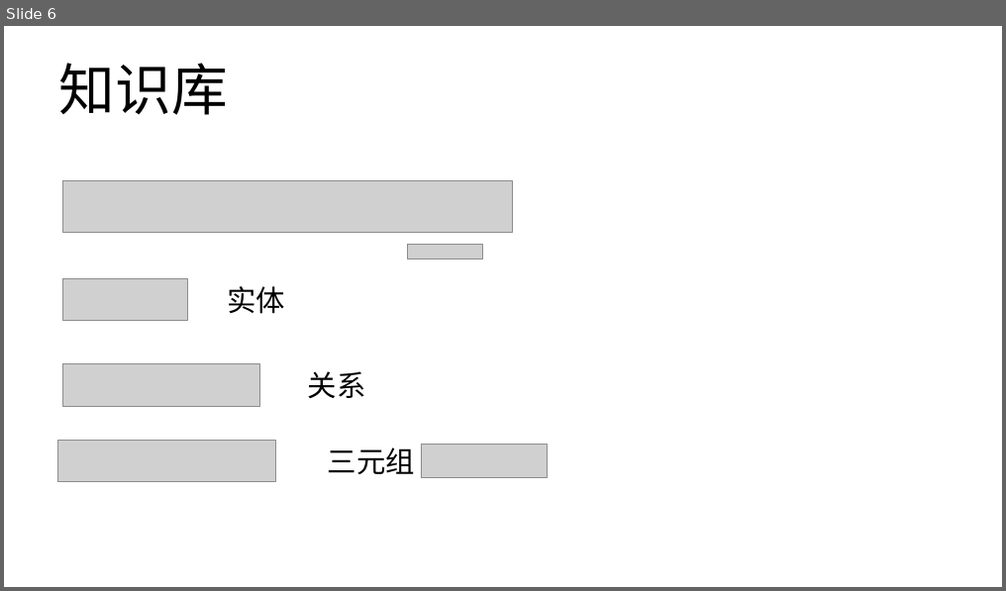
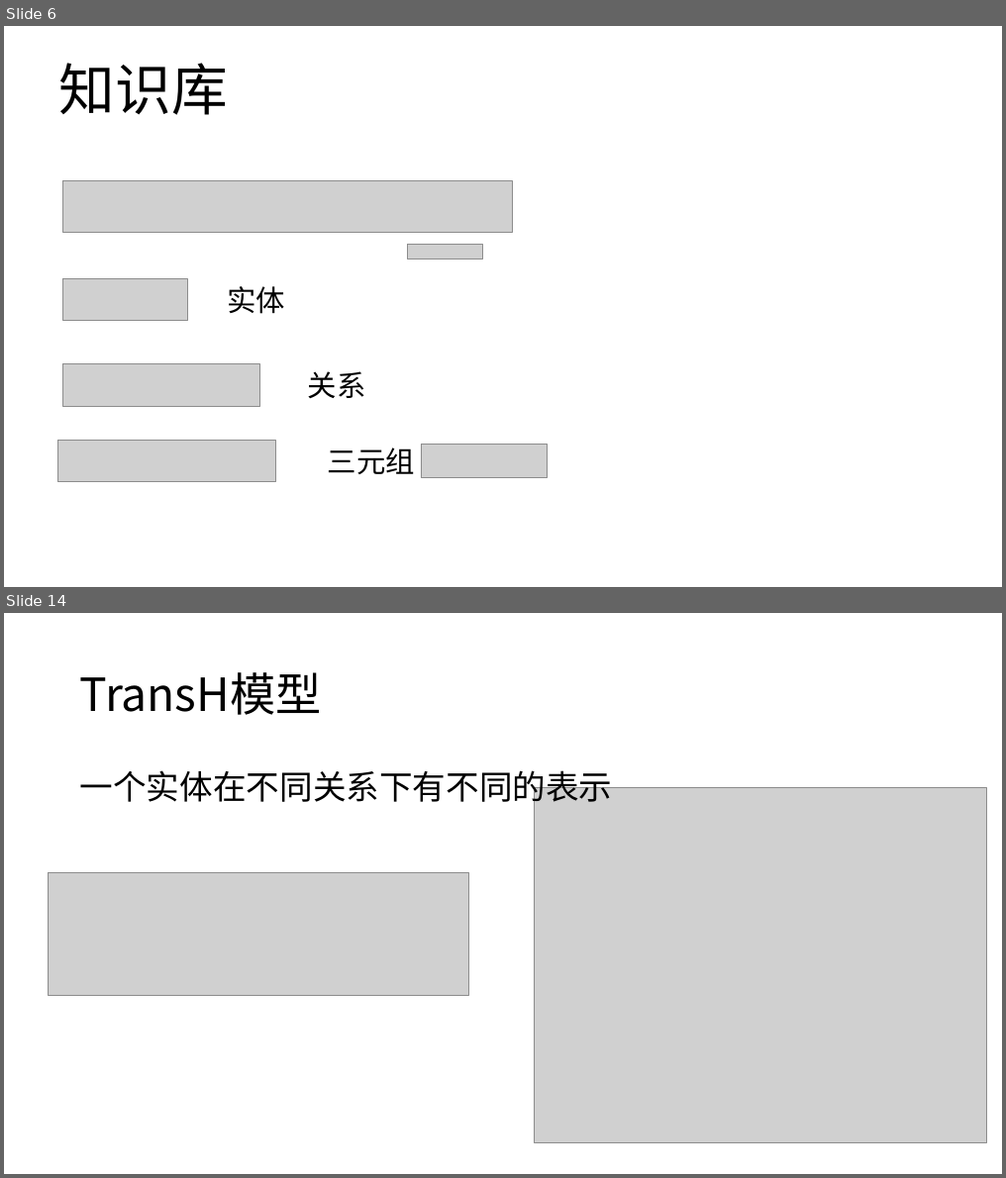
Before and after one commit to zyxdSTU/presetation, a slide deck: 知识表示学习/知识表示学习.pptx. Shown one above the other, each under a label of ours: slide 6 before the commit, slides 6 and 14 after it; the slides between them are not shown. The pictures are 1006x591 and 1006x1178 pixels, drawn with LibreOffice and Linux fonts; fonts in the diff are those of the drawing; grey boxes stand for pictures. Boxes give left, top, right and bottom in pixels: in the first picture for what was removed or moved away, otherwise in the second. Text is boxed around its words. In the diff, an @@ line names an element or a change of style, - is before the commit and + after.

```diff
--- a/知识表示学习/知识表示学习.pptx
+++ b/知识表示学习/知识表示学习.pptx
@@ slide 14 added at (x1=4, y1=613, x2=1002, y2=1174), background #FFFFFF @@
@@ title added at (x1=80, y1=672, x2=322, y2=715), 44 pt, text #000000 @@
+TransH模型
@@ text added at (x1=80, y1=770, x2=613, y2=809), 32 pt, text #000000 @@
+一个实体在不同关系下有不同的表示
@@ picture added at (x1=535, y1=787, x2=986, y2=1144) @@
@@ picture added at (x1=49, y1=872, x2=469, y2=995) @@
```
Also in this commit, not shown: 2 slides changed, 6 other slides added, 1 slide removed, 1 other file.
